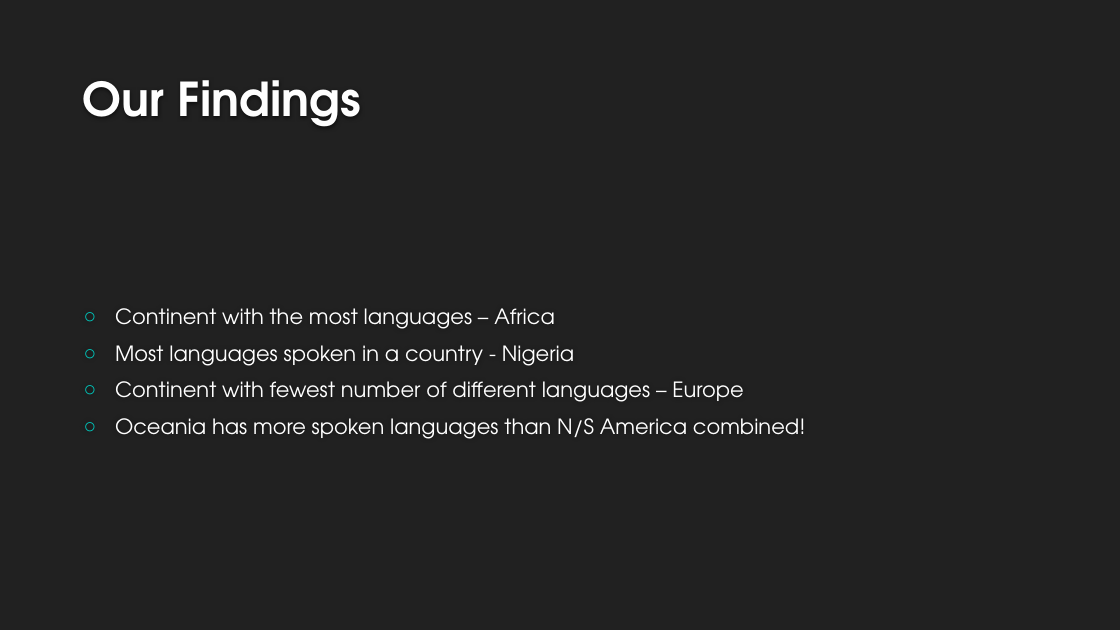
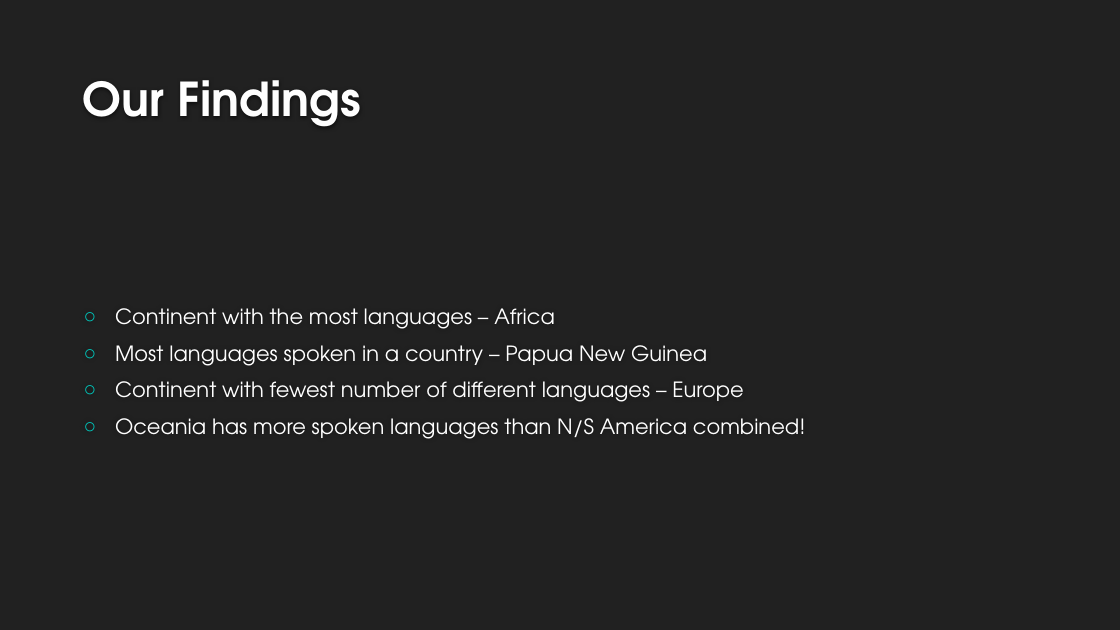
Before and after one commit to becker-c/linguistics-and-geography, a slide deck: slide 9 of Linguistics and Geography Final Presentation.pptx. Drawn at 1120x630 pixels with LibreOffice and Linux fonts; fonts in the diff are those of the drawing; background and template pictures are left out. Boxes give left, top, right and bottom in pixels: in the first picture for what was removed or moved away, otherwise in the second. Text is boxed around its words. In the diff, an @@ line names an element or a change of style, - is before the commit and + after.

```diff
--- a/Linguistics and Geography Final Presentation.pptx
+++ b/Linguistics and Geography Final Presentation.pptx
@@ text at <box>115,345,707,366</box>: text changed @@
-○ Most languages spoken in a country - Nigeria
+○ Most languages spoken in a country – Papua New Guinea
```
Also in this commit, not shown: 5 other slides changed, 6 slides added, 4 slides removed.
